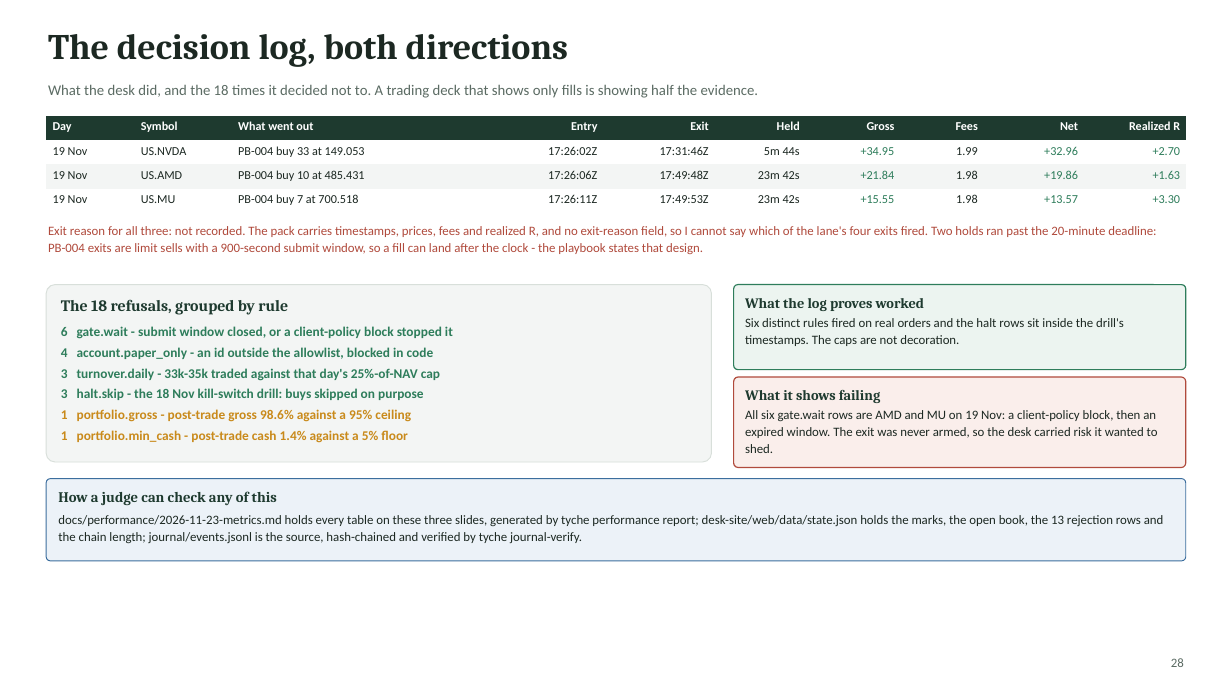
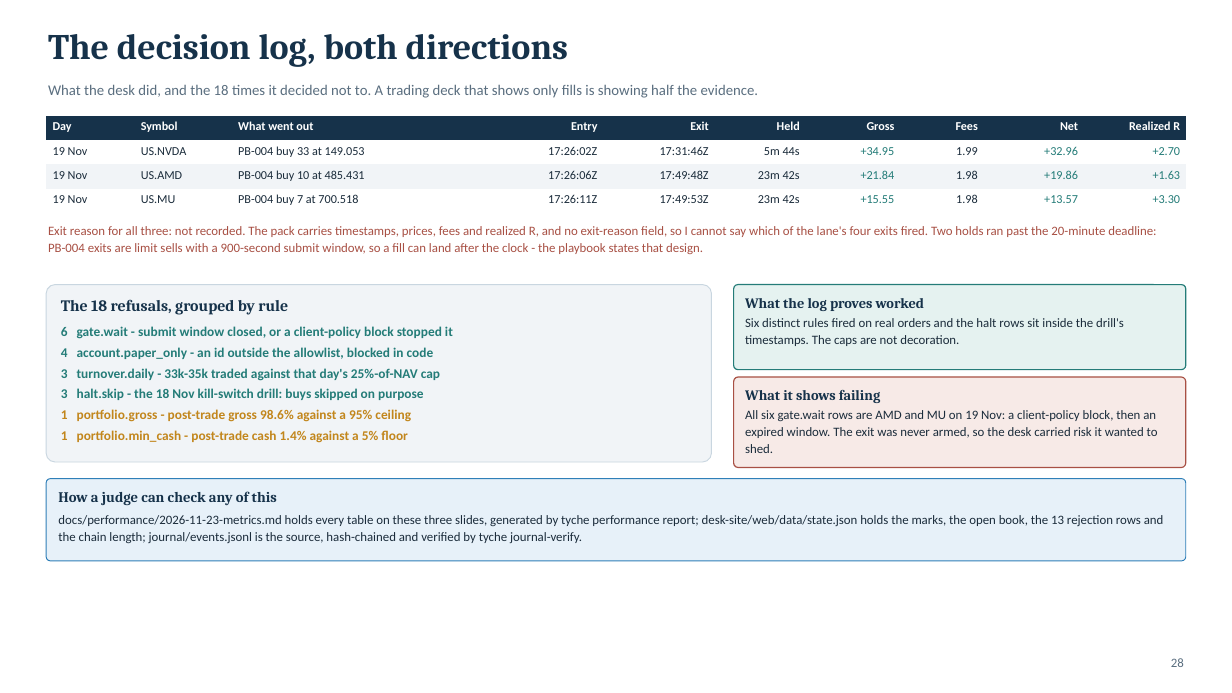
Before and after one commit to aloisohzh/tyche, a slide deck: slide 28 of docs/competition/deck/tyche-competition-deck.pptx. Drawn at 1232x693 pixels with LibreOffice and Linux fonts; fonts in the diff are those of the drawing. Boxes give left, top, right and bottom in pixels: in the first picture for what was removed or moved away, otherwise in the second. Text is boxed around its words. In the diff, an @@ line names an element or a change of style, - is before the commit and + after.

Commit message:
Competition deck: light blue and silver theme with generated artwork
The deck read as a wall of text on dark green. A submission judged partly on
presentation needs the architecture to be legible at a glance, so the four
structural slides now carry node glyphs and the whole deck moves to a light
blue, silver and white palette.

The four hue families stay semantic rather than decorative: blue is the
deterministic layer, green the advisory layer, amber a human decision, brick a
channel that may observe or alert but never control. Recolouring one into
another would change what the diagrams assert, so only the chrome moved.

Every component label is still a native shape, so the artwork cannot invent a
fact about the system. prepare_assets.py turns the generator's scratch PNGs
into the committed JPEG backdrops and trimmed, transparent icon cutouts;
build_deck.py reads only assets/, so a rebuild works without the originals.

```diff
--- a/docs/competition/deck/tyche-competition-deck.pptx
+++ b/docs/competition/deck/tyche-competition-deck.pptx
@@ text "The decision log, both directions" at [48,34,569,67]: text colour #1C2822 to #16324A @@
@@ text "What the desk did, and ..." at [48,84,759,98]: text colour #5B6B63 to #5A6E7F @@
@@ table at [46,116,1184,213] @@
@@ fill #1E3A2F to #16324A in row 1 @@
@@ fill #F3F5F4 to #F1F4F7 in row 3 @@
@@ text colour #1C2822 to #1B2C3B in "19 Nov", "US.NVDA", "PB-004 buy 33 at 149.053", "17:26:02Z" and 17 more places @@
@@ text colour #2E7D5B to #247C78 in "+34.95", "+32.96", "+2.70", "+21.84" and 5 more places @@
@@ rounded rectangle "The 18 refusals, grouped by ..." at [46,285,712,462]: text colour #1E3A2F to #16324A in "The 18 refusals, grouped by rule"; text colour #2E7D5B to #247C78 in "6 gate.wait - submit window closed, or ...", "4 account.paper_only - an id outside the ...", "3 turnover.daily - 33k-35k traded against that ...", "3 halt.skip - the 18 Nov kill-switch ..."; text colour #C98A1B to #C2861C in "1 portfolio.gross - post-trade gross 98.6% against ...", "1 portfolio.min_cash - post-trade cash 1.4% against ..."; fill #F3F5F4 to #F1F4F7; outline #D8DFDA 0.75 pt to #C9D6E0 0.75 pt @@
@@ rounded rectangle "What the log proves worked" at [734,285,1186,370]: text colour #1E3A2F to #16324A in "What the log proves worked"; text colour #1C2822 to #1B2C3B in "Six distinct rules fired on real orders ..."; fill #ECF4F0 to #E5F2F0; outline #2E7D5B 0.9 pt to #247C78 0.9 pt @@
@@ rounded rectangle "What it shows failing" at [734,377,1186,468]: text colour #1E3A2F to #16324A in "What it shows failing"; text colour #1C2822 to #1B2C3B in "All six gate.wait rows are AMD and ..."; fill #FAEEEB to #F7EAE7; outline #B04A3C 0.9 pt to #A85044 0.9 pt @@
@@ rounded rectangle "How a judge can check ..." at [46,479,1186,561]: text colour #1E3A2F to #16324A in "How a judge can check any of ..."; text colour #1C2822 to #1B2C3B; fill #ECF2F8 to #E7F1F9; outline #3C6E9E 0.75 pt to #2F7FB8 0.75 pt @@
@@ text "28" at [1171,658,1184,667]: text colour #5B6B63 to #5A6E7F @@
```
Also in this commit, not shown: 33 other slides changed, 18 other files.
